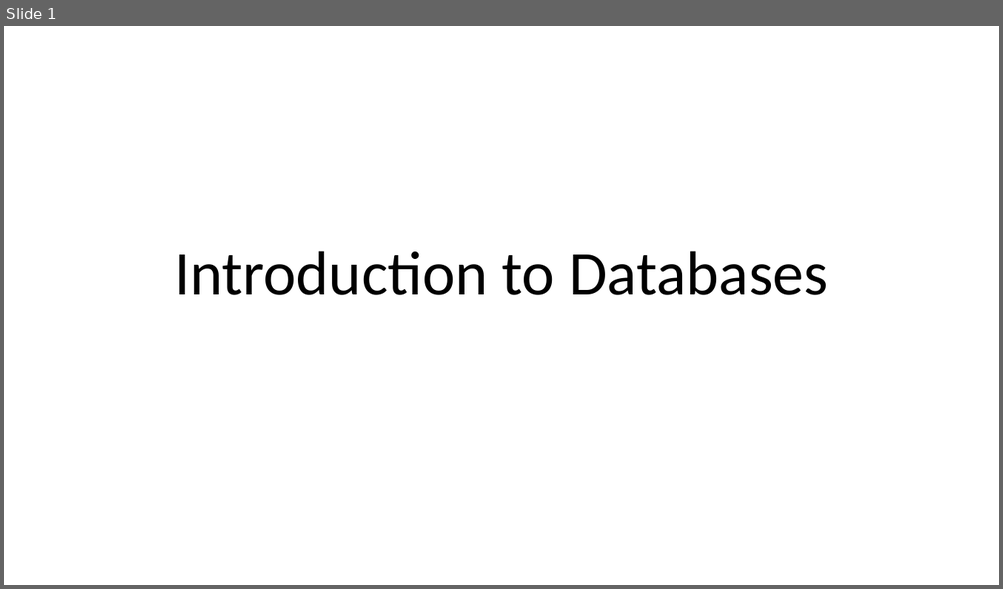
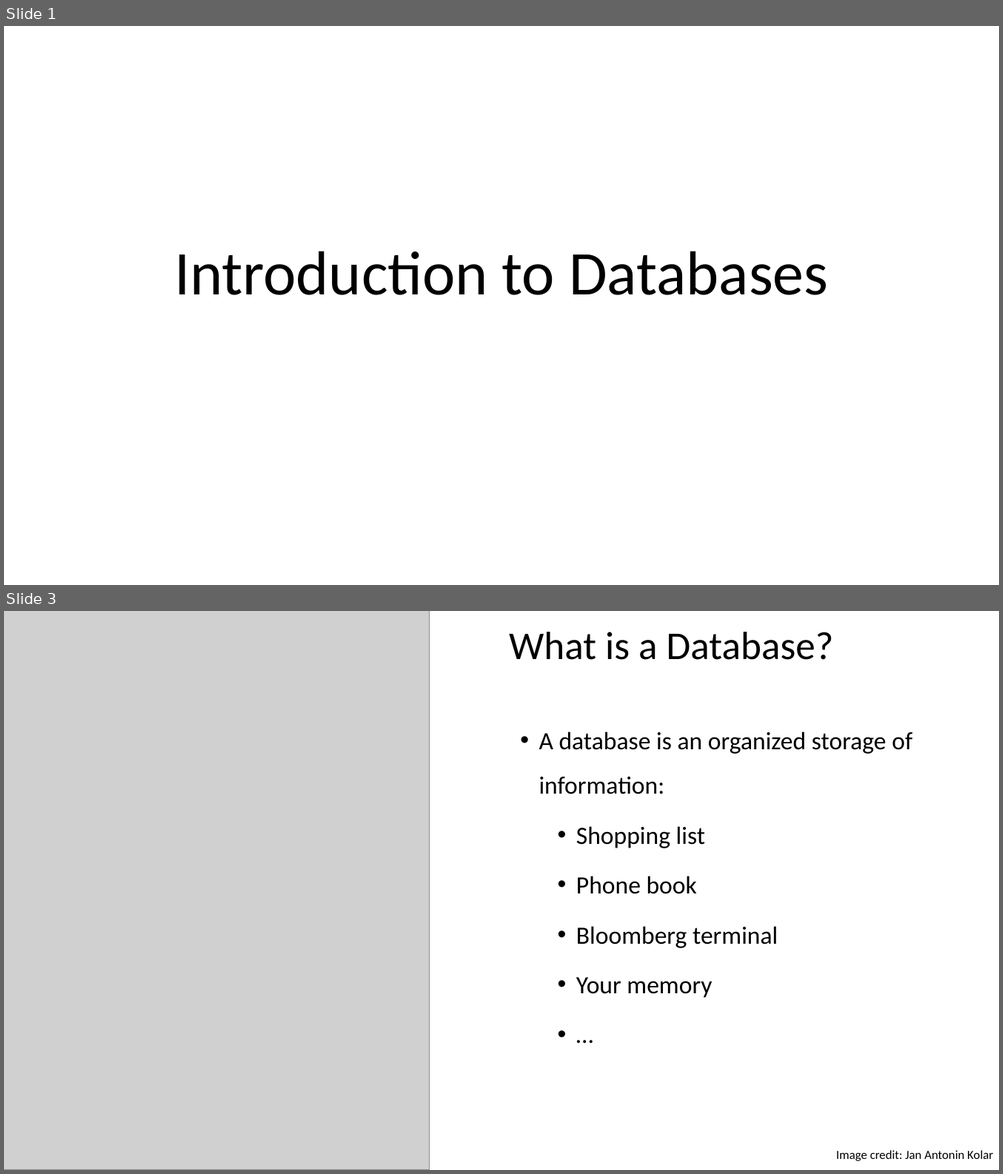
Before and after one commit to ipozdeev/it-skills-for-research, a slide deck: databases/databases_slides.pptx. Shown one above the other, each under a label of ours: slide 1 before the commit, slides 1 and 3 after it; the slides between them are not shown. The pictures are 1003x589 and 1003x1174 pixels, drawn with LibreOffice and Linux fonts; fonts in the diff are those of the drawing; grey boxes stand for pictures. Boxes give left, top, right and bottom in pixels: in the first picture for what was removed or moved away, otherwise in the second. Text is boxed around its words. In the diff, an @@ line names an element or a change of style, - is before the commit and + after.

Commit message:
databases initial commit

```diff
--- a/databases/databases_slides.pptx
+++ b/databases/databases_slides.pptx
@@ slide 3 added at (4,611,999,1170), background #FFFFFF @@
@@ picture added at (4,611,430,1170) @@
@@ title added at (509,632,834,660), 38 pt, text #000000 @@
+What is a Database?
@@ text added at (539,732,912,998), 24 pt, text #000000 @@
+• A database is an organized storage of information:
+  • Shopping list
+  • Phone book
+  • Bloomberg terminal
+  • Your memory
+  • …
@@ text added at (836,1150,993,1162), 12 pt, text #000000 @@
+Image credit: Jan Antonin Kolar
```
Also in this commit, not shown: 3 other slides added, 25 slides removed, 2 other files.
